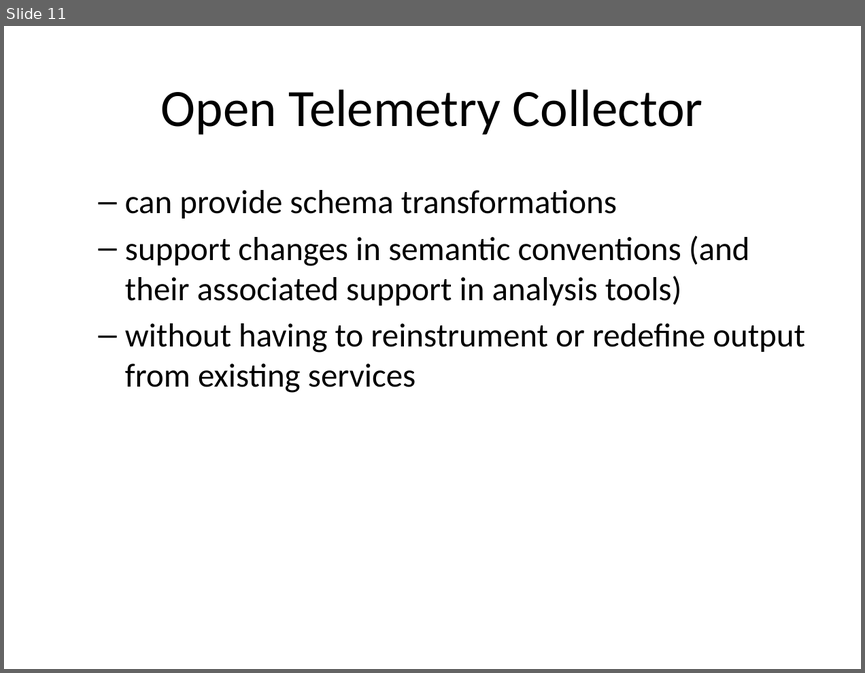
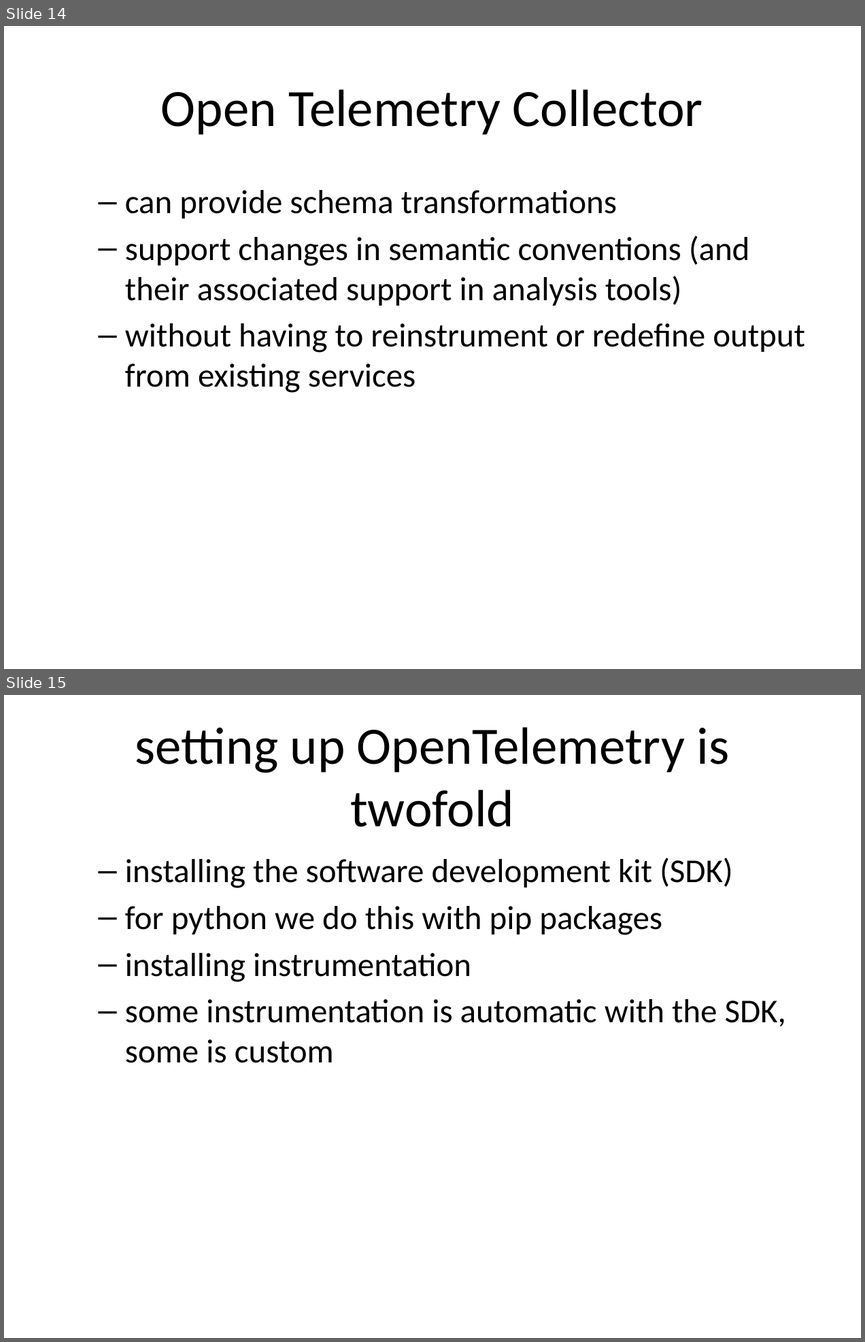
Before and after one commit to rhildred/INFO8985, a slide deck: monolith_instrumenting/slides.pptx. Shown one above the other, each under a label of ours: slide 11 before the commit, slides 14 and 15 after it. The pictures are 865x673 and 865x1342 pixels, drawn with LibreOffice and Linux fonts; fonts in the diff are those of the drawing. Boxes give left, top, right and bottom in pixels: in the first picture for what was removed or moved away, otherwise in the second. Text is boxed around its words. In the diff, an @@ line names an element or a change of style, - is before the commit and + after.

```diff
--- a/monolith_instrumenting/slides.pptx
+++ b/monolith_instrumenting/slides.pptx
@@ slide 15 added at (x1=4, y1=695, x2=861, y2=1338), background #FFFFFF @@
@@ title added at (x1=135, y1=727, x2=729, y2=827), 44 pt, text #000000 @@
+setting up OpenTelemetry is twofold
@@ text added at (x1=125, y1=858, x2=786, y2=1063), 28 pt, text #000000 @@
+  – installing the software development kit (SDK)
+  – for python we do this with pip packages
+  – installing instrumentation
+  – some instrumentation is automatic with the SDK, some is custom
@@ what was slide 11 is now slide 14 @@
```
Also in this commit, not shown: 1 slide changed, 11 other slides added, 13 other files.
